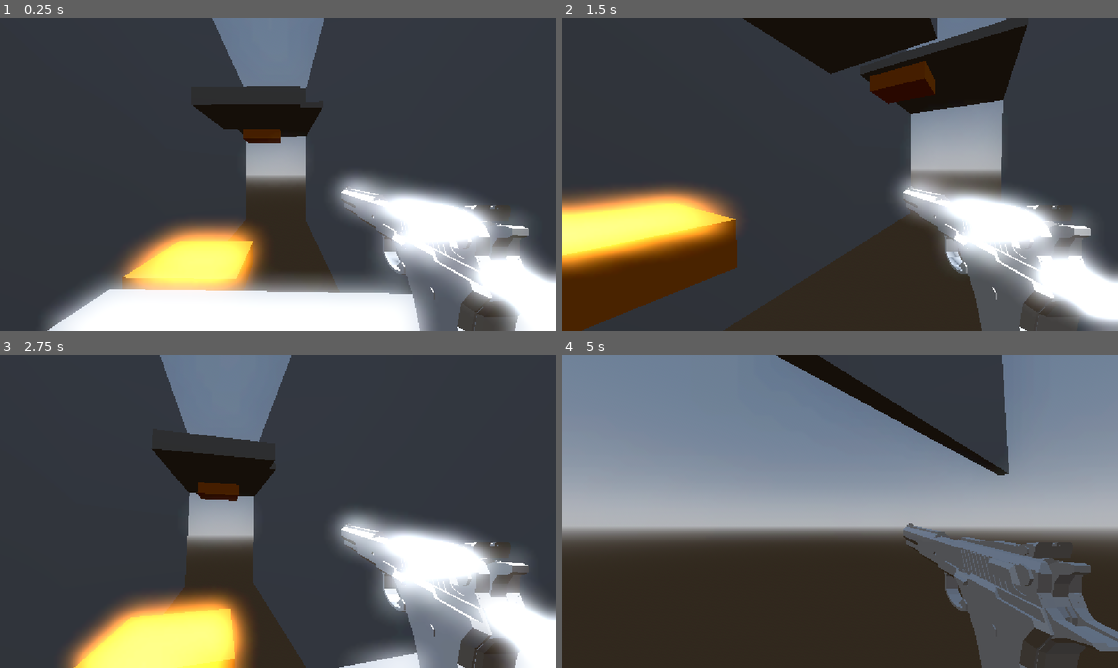
Above: before the commit, frames 1-4 (two rows, left to right).
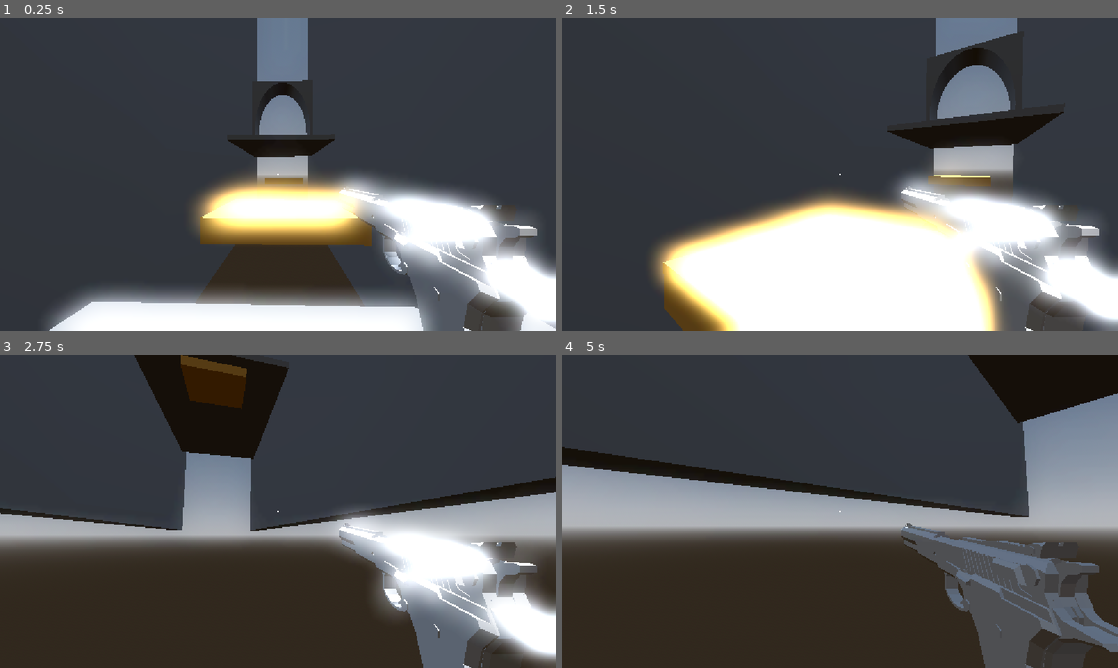
Above: after the commit, the same moments.

Repository: ashtontan261-blip/reshott
Game: Godot game, scene res://scripts/node_3d.tscn
Same seed, same stepped clock (60 frames per second), same inputs: the game is played once before the commit and once after it.
Inputs (mouse positions are in pixels of both pictures, inside the frame that each line leads up to):
- Up to frame 1 (0.25 s): no input
- Up to frame 2 (1.5 s): tap Enter (ui_accept) at 0.5, 0.77 s; move the mouse to (867, 174) at 0.52 s; hold W (forward) from 0.53 s (still down); move the mouse to (812, 174) at 1.27 s
- Up to frame 3 (2.75 s): keep holding W (forward); tap Enter (ui_accept) at 1.52 s; move the mouse to (289, 505) at 2.02 s
- Up to frame 4 (5 s): keep holding W (forward); move the mouse to (834, 517) at 2.77 s; tap Enter (ui_accept) at 3.02, 3.77, 4.52 s; move the mouse to (878, 514) at 3.52 s; move the mouse to (795, 508) at 4.27 s

The runs differ from the first frame. In frame 1, 22% of the frame differs, in the area x 8-100%, y 0-100%; in frame 2, 45%, in the area x 0-100%, y 0-100%; in frame 3, 44%; in frame 4, 36%.

Commit message:
added bullet physics

Diff:
--- a/project.godot
+++ b/project.godot
@@ -47,6 +47,12 @@
 "events": [Object(InputEventMouseButton,"resource_local_to_scene":false,"resource_name":"","device":-1,"window_id":0,"a …(258 unchanged characters)…
 ]
 }
+ads={
+"deadzone": 0.2,
+"events": [Object(InputEventMouseButton,"resource_local_to_scene":false,"resource_name":"","device":-1,"window_id":0,"alt_pressed":false,"shift_pressed":false,"ctrl_pressed":false,"meta_pressed":false,"button_mask":0,"position":Vector2(0, 0),"global_position":Vector2(0, 0),"factor":1.0,"button_index":2,"canceled":false,"pressed":false,"double_click":false,"script":null)
+, Object(InputEventKey,"resource_local_to_scene":false,"resource_name":"","device":-1,"window_id":0,"alt_pressed":false,"shift_pressed":false,"ctrl_pressed":false,"meta_pressed":false,"pressed":false,"keycode":0,"physical_keycode":81,"key_label":0,"unicode":113,"location":0,"echo":false,"script":null)
+]
+}
 
 [physics]
 
--- a/scenes/bullet.tscn
+++ b/scenes/bullet.tscn
@@ -4,27 +4,62 @@
 script/source = "extends Area3D
 
 @export var direction: Vector3
+@export var speed: float = 50.0
+@export var max_bounces: int = 25
 
-var speed = 50
+var bounce_count: int = 0
+var player: Node = null
+
+@onready var ray_cast: RayCast3D = $RayCast3D
 
 func _ready() -> void:
 	_self_destruction()
 
+	player = get_tree().get_first_node_in_group(\"player\")
+
+	if direction != Vector3.ZERO:
+		look_at(global_position + direction, Vector3.UP)
+
 func _self_destruction():
-	get_tree().create_timer(2).timeout.connect(queue_free)
+	get_tree().create_timer(30).timeout.connect(queue_free)
 
-func _physics_process(delta):
-	if not direction: return
+func _physics_process(delta: float) -> void:
+	if direction == Vector3.ZERO:
+		return
 
-	global_position += direction * speed * delta
+	var frame_distance = speed * delta
+
+	var query := PhysicsRayQueryParameters3D.create(
+		global_position,
+		global_position + direction * (frame_distance + 0.2)
+	)
+	query.collision_mask = 0xFFFFFFFF
+	query.hit_from_inside = true
+	query.hit_back_faces = true
+	if player:
+		query.exclude = [player.get_rid()]
+	var hit := get_world_3d().direct_space_state.intersect_ray(query)
+
+	if hit:
+		var normal: Vector3 = hit.normal
+		if normal == Vector3.ZERO:
+			normal = -direction
+		bounce_count += 1
+
+		if bounce_count > max_bounces:
+			queue_free()
+		else:
+			direction = direction.bounce(normal)
+
+			global_position = hit.position + normal * 0.05
+			look_at(global_position + direction, Vector3.UP)
+	else:
+		global_position += direction * speed * delta
 
 func _on_area_entered(area: Area3D) -> void:
 	if area.has_method(\"take_damage\"):
 		area.take_damage(1)
 		queue_free()
-
-func _on_body_entered(_body: Node3D) -> void:
-	queue_free()
 "
 
 [sub_resource type="StandardMaterial3D" id="StandardMaterial3D_ql4es"]
@@ -37,6 +72,7 @@
 points = PackedVector3Array(-0.49943367, -0.023884177, 0, -0.49708706, -0.023884177, 0.0488874, -0.49943367, 0.02378612 …(75154 unchanged characters)…
 
 [node name="Bullet" type="Area3D" unique_id=1990787203]
+transform = Transform3D(0.065, 0, 0, 0, 0.065, 0, 0, 0, 0.065, 0, 0, 0)
 script = SubResource("GDScript_s5u3a")
 
 [node name="MeshInstance3D" type="MeshInstance3D" parent="." unique_id=456980001]
@@ -46,3 +82,7 @@
 [node name="CollisionShape3D" type="CollisionShape3D" parent="." unique_id=558638739]
 transform = Transform3D(1, 0, 0, 0, -0.03753035, -0.9992955, 0, 0.9992955, -0.03753035, 0, 0, 0)
 shape = SubResource("ConvexPolygonShape3D_rtl8c")
+
+[node name="RayCast3D" type="RayCast3D" parent="." unique_id=633728922]
+target_position = Vector3(0, 0, 0)
+collision_mask = 4294967295
--- a/scripts/node_3d.tscn
+++ b/scripts/node_3d.tscn
@@ -19,29 +19,6 @@
 volumetric_fog_enabled = true
 volumetric_fog_density = 0.01
 
-[sub_resource type="StandardMaterial3D" id="StandardMaterial3D_a202f"]
-albedo_color = Color(0.8288784, 0.42587888, 7.70092e-07, 1)
-backlight_enabled = true
-
-[sub_resource type="GDScript" id="GDScript_8vrlf"]
-script/source = "extends Area3D
-
-@export var bounce_power: float = 20
-
-func _ready() -> void:
-	body_entered.connect(_on_body_entered)
-
-func _on_body_entered(body: Node3D) -> void:
-		if body is CharacterBody3D:
-			body.velocity.y = bounce_power
-"
-
-[sub_resource type="BoxShape3D" id="BoxShape3D_1vivr"]
-size = Vector3(1.2861328, 1, 1)
-
-[sub_resource type="BoxShape3D" id="BoxShape3D_v5gy4"]
-size = Vector3(2.625, 0.32373047, 2.6323853)
-
 [sub_resource type="GDScript" id="GDScript_4xowi"]
 script/source = "extends CharacterBody3D
 
@@ -51,21 +28,32 @@
 @onready var raycast_end: Node3D = %RayCastEnd
 @onready var bullet_start_marker: Marker3D = %BulletStartMarker
 @export var respawn_position: Vector3 = Vector3(0, 5, 0)
+@export var normal_fov: float = 75.0
+@export var ads_fov: float = 40.0
+@export var ads_speed: float = 0.15
+@onready var gun_node: Node3D = $neck/Camera3D/\"Automag 3\"
+@export var gun_ads_position: Vector3 = Vector3(0, -0.186, -0.409)
+@export var gun_ads_rotation: Vector3 = Vector3(0, 90, 0)
+@onready var crosshair: Control = %Crosshair
+
+var bullet_velocity: Vector3 = Vector3.ZERO
+var current_checkpoint_id: int = 0
+var is_ads_active: bool = false
+var gun_default_position: Vector3
+var gun_default_rotation: Vector3
 const BULLET = preload(\"res://scenes/bullet.tscn\")
-
-
-
 const SPEED = 8.0
-const JUMP_VELOCITY = 5
-
-
-var current_checkpoint_id: int = 0
+const JUMP_VELOCITY = 7
+
 
 func _ready():
 	add_to_group(\"player\")
-
+	respawn_position = global_position
 	Input.mouse_mode = Input.MOUSE_MODE_CAPTURED
 
+	if gun_node:
+		gun_default_position = gun_node.transform.origin
+		gun_default_rotation = gun_node.transform.basis.get_euler()
 
 func _input(event):
 	if event.is_action_pressed(\"ui_cancel\"): get_tree().quit()
@@ -74,13 +62,12 @@
 		_shoot()
 
 
-
 func _shoot():
-	var bulletNode = BULLET.instantiate() as Area3D # Or whatever your bullet scene's root node type is
+	var bulletNode = BULLET.instantiate() as Area3D
 	get_tree().current_scene.add_child(bulletNode)
 	bulletNode.global_position = bullet_start_marker.global_position
-	bulletNode.direction = -_get_shoot_direction()
-	bulletNode.look_at(raycast_end.global_position)
+	bulletNode.direction = _get_shoot_direction()
+	bulletNode.look_at(bulletNode.global_position + bulletNode.direction, Vector3.UP)
 
 func _get_shoot_direction():
 	var targetPoint: Vector3
@@ -102,11 +89,45 @@
 		if event is InputEventMouseMotion:
 			neck.rotate_y(-event.relative.x * 0.01)
 			camera.rotate_x(-event.relative.y * 0.01)
-			camera.rotation.x = clamp(camera.rotation.x, deg_to_rad(-60), deg_to_rad(60))
-
+			camera.rotation.x = clamp(camera.rotation.x, deg_to_rad(-90), deg_to_rad(90))
+
+
+	if event.is_action_pressed(\"ads\") or Input.is_mouse_button_pressed(MOUSE_BUTTON_RIGHT):
+		if not is_ads_active:
+			is_ads_active = true
+			_zoom(true)
+	elif is_ads_active:
+		is_ads_active = false
+		_zoom(false)
+
+var ads_tween: Tween
+func _zoom(is_ads: bool):
+	if ads_tween and ads_tween.is_running():
+		ads_tween.kill()
+
+	ads_tween = create_tween().set_parallel(true).set_trans(Tween.TRANS_SINE).set_ease(Tween.EASE_OUT)
+
+	if is_ads:
+		crosshair.visible = false
+		ads_tween.tween_property(camera, \"fov\", ads_fov, ads_speed)
+		if gun_node:
+			ads_tween.tween_property(gun_node, \"transform:origin\", gun_ads_position, ads_speed)
+			ads_tween.tween_property(gun_node, \"rotation_degrees\", gun_ads_rotation, ads_speed)
+	else:
+		crosshair.visible = true
+		ads_tween.tween_property(camera, \"fov\", normal_fov, ads_speed)
+		if gun_node:
+			ads_tween.tween_property(gun_node, \"transform:origin\", gun_default_position, ads_speed)
+			ads_tween.tween_property(gun_node, \"rotation\", gun_default_rotation, ads_speed)
 
 func _physics_process(delta: float) -> void:
-	# Add the gravity.
+	ray_cast_3d.force_raycast_update()
+
+	if ray_cast_3d.is_colliding():
+		var collider = ray_cast_3d.get_collider()
+		var hit_normal = ray_cast_3d.get_collision_normal()
+		bullet_velocity = bullet_velocity.bounce(hit_normal)
+
 	if not is_on_floor():
 		velocity += get_gravity() * 1.4 * delta
 
@@ -115,12 +136,12 @@
 		velocity = Vector3.ZERO
 
 
-	# Handle jump.
+
 	if Input.is_action_just_pressed(\"ui_accept\") and is_on_floor():
 		velocity.y = JUMP_VELOCITY
 
-	# Get the input direction and handle the movement/deceleration.
-	# As good practice, you should replace UI actions with custom gameplay actions.
+
+
 	var input_dir := Input.get_vector(\"left\", \"right\", \"forward\", \"back\")
 	var direction = (neck.transform.basis * Vector3(input_dir.x, 0, input_dir.y)).normalized()
 	if direction:
@@ -160,103 +181,38 @@
 "
 
 [sub_resource type="BoxShape3D" id="BoxShape3D_8vrlf"]
-size = Vector3(0.99523926, 1, 1)
+size = Vector3(0.99523926, 0.961792, 1)
+
+[sub_resource type="StandardMaterial3D" id="StandardMaterial3D_v5gy4"]
+albedo_color = Color(0.9999997, 0.72396696, 0.31386906, 1)
+
+[sub_resource type="GDScript" id="GDScript_u7cuq"]
+resource_name = "jump pad"
+script/source = "extends Area3D
+
+@export var bounce_power: float = 20
+
+func _ready() -> void:
+	body_entered.connect(_on_body_entered)
+
+func _on_body_entered(body: Node3D) -> void:
+	if body is CharacterBody3D:
+		body.velocity.y = bounce_power
+"
+
+[sub_resource type="BoxShape3D" id="BoxShape3D_d2pp6"]
 
 [node name="Node3D" type="Node3D" unique_id=563017054]
 
 [node name="WorldEnvironment" type="WorldEnvironment" parent="." unique_id=1304675330]
 environment = SubResource("Environment_noarx")
 
-[node name="CSGCombiner3D" type="CSGCombiner3D" parent="." unique_id=1708800629]
-use_collision = true
-collision_layer = 3
-collision_mask = 3
-
-[node name="CSGBox3D5" type="CSGBox3D" parent="CSGCombiner3D" unique_id=1926084500]
-transform = Transform3D(1, 0, 0, 0, 1, 0, 0, 0, 1, -33.45182, 10.976046, 4.3954315)
-use_collision = true
-size = Vector3(5.3811035, 0.8696289, 5.3954315)
-
-[node name="CSGBox3D2" type="CSGBox3D" parent="CSGCombiner3D" unique_id=1837484992]
-transform = Transform3D(1, 0, 0, 0, 1, 0, 0, 0, 1, -20.809448, 5.0651855, 2.1977158)
-use_collision = true
-size = Vector3(5.3811035, 0.8696289, 5.3954315)
-
-[node name="CSGBox3D4" type="CSGBox3D" parent="CSGCombiner3D" unique_id=1547014714]
-transform = Transform3D(0.5524553, 0, 0, 0, 1, 0, 0, 0, 0.5525652, -27.445597, 3.9563394, 5.2250094)
-size = Vector3(5.3811035, 0.8696289, 5.3954315)
-material = SubResource("StandardMaterial3D_a202f")
-
-[node name="Area3D" type="Area3D" parent="CSGCombiner3D/CSGBox3D4" unique_id=1080603719]
-transform = Transform3D(1, 0, 0, 0, 1, 0, 0, 0, 1, 0, -0.07978058, 0)
-script = SubResource("GDScript_8vrlf")
-
-[node name="CollisionShape3D" type="CollisionShape3D" parent="CSGCombiner3D/CSGBox3D4/Area3D" unique_id=828778355]
-transform = Transform3D(4.363998, 0, 0, 0, 1.1992532, 0, 0, 0, 5.2627087, -0.028295517, 0.0079951435, 0)
-shape = SubResource("BoxShape3D_1vivr")
-
-[node name="OmniLight3D" type="OmniLight3D" parent="CSGCombiner3D/CSGBox3D4" unique_id=1584546054]
-light_color = Color(0.98628753, 0.72481215, 0.53670895, 1)
-light_energy = 6.763
-light_indirect_energy = 3.495
-light_volumetric_fog_energy = 7.28
-light_specular = 2.651
-
-[node name="CSGBox3D" type="CSGBox3D" parent="CSGCombiner3D" unique_id=2026854185]
-transform = Transform3D(-0.043124218, 0, 0.9990697, 0, 1, 0, -0.9990697, 0, -0.043124218, -56.74115, 18.71569, 7.5367293)
-size = Vector3(8, 6, 1)
-
-[node name="CSGCylinder3D" type="CSGCylinder3D" parent="CSGCombiner3D/CSGBox3D" unique_id=274208758]
-transform = Transform3D(2.6515272, 0, 0, 0, -4.371139e-08, -6.013548, 0, 1, -2.628605e-07, 0, -3.8328512, -0.36621112)
-operation = 2
-radius = 0.89404297
-height = 2.7324219
-sides = 64
-
-[node name="CSGBox3D3" type="CSGBox3D" parent="CSGCombiner3D" unique_id=1056268589]
-transform = Transform3D(-0.1312588, 0, 0.99995255, 0, 10.37322, 0, -13.477761, 0, -0.009738455, -65.59464, 20.722788, 4.278155)
-size = Vector3(1.090271, 1, 1)
-
-[node name="CSGBox3D7" type="CSGBox3D" parent="CSGCombiner3D" unique_id=615602141]
-transform = Transform3D(-14.272078, 0, -8.742277e-08, 0, 10.37322, 0, 1.2477046e-06, 0, -0.99999994, -38.32695, 11.3600445, -2.8922477)
-size = Vector3(3.969345, 2.8051758, 1)
-
-[node name="CSGBox3D8" type="CSGBox3D" parent="CSGCombiner3D" unique_id=1024792257]
-transform = Transform3D(-14.272078, 0, -8.742277e-08, 0, 10.37322, 0, 1.2477046e-06, 0, -0.99999994, -38.32695, 11.3600445, 11.63896)
-size = Vector3(3.969345, 2.8051758, 1)
-
-[node name="CSGBox3D6" type="CSGBox3D" parent="CSGCombiner3D" unique_id=1936019027]
-transform = Transform3D(0.34, 0, 0, 0, 1.115, 0, 0, 0, 0.34, -40.86366, 10.870796, 4.540885)
-size = Vector3(9.091797, 0.8696289, 10.034752)
-material = SubResource("StandardMaterial3D_a202f")
-
-[node name="Area3D" type="Area3D" parent="CSGCombiner3D/CSGBox3D6" unique_id=1761473196]
-transform = Transform3D(1, 0, 0, 0, 1, 0, 0, 0, 1, 0, -0.07978058, 0)
-script = SubResource("GDScript_8vrlf")
-
-[node name="CollisionShape3D" type="CollisionShape3D" parent="CSGCombiner3D/CSGBox3D6/Area3D" unique_id=329169316]
-transform = Transform3D(3.7942753, 0, 0, 0, 3.794275, 0, 0, 0, 3.7942753, -0.14822388, -0.0342741, -0.058012962)
-shape = SubResource("BoxShape3D_v5gy4")
-
-[node name="OmniLight3D" type="OmniLight3D" parent="CSGCombiner3D/CSGBox3D6" unique_id=775511730]
-light_color = Color(0.98628753, 0.72481215, 0.53670895, 1)
-light_energy = 10.118
-light_indirect_energy = 3.495
-light_volumetric_fog_energy = 7.28
-light_specular = 2.651
-omni_range = 2.796
-
-[node name="floor" type="CSGBox3D" parent="." unique_id=179422525]
-transform = Transform3D(1, 0, 0, 0, 0.3, 0, 0, 0, 10.4832, -56.34592, 15.894871, 4.2677283)
-use_collision = true
-size = Vector3(19.33252, 2.7163086, 1.3983765)
-
 [node name="DirectionalLight3D" type="DirectionalLight3D" parent="." unique_id=1911072047]
-transform = Transform3D(-0.79758394, -0.60320795, -2.6367056e-08, 0, -4.371139e-08, 1, -0.60320795, 0.79758394, 3.48635e-08, -1.9293316e-07, 7.317207, 2.5510343e-07)
+transform = Transform3D(-0.79758394, -0.60320795, -2.6367056e-08, 0, -4.371139e-08, 1, -0.60320795, 0.79758394, 3.48635e-08, -7.146824e-07, 27.105133, 9.449798e-07)
 shadow_enabled = true
 
 [node name="CharacterBody3D" type="CharacterBody3D" parent="." unique_id=440747392]
-transform = Transform3D(1, 0, 0, 0, 1, 0, 0, 0, 1, -20.446617, 7.440138, 0.6767092)
+transform = Transform3D(1, 0, 0, 0, 1, 0, 0, 0, 1, -14.607262, 7.440138, 0.52587605)
 script = SubResource("GDScript_4xowi")
 
 [node name="MeshInstance3D" type="MeshInstance3D" parent="CharacterBody3D" unique_id=177396184]
@@ -277,19 +233,23 @@
 
 [node name="RayCast3D" type="RayCast3D" parent="CharacterBody3D/neck/Camera3D/Sprite3D" unique_id=808812475]
 unique_name_in_owner = true
+target_position = Vector3(0, 0, -50)
+collision_mask = 4294967295
 
 [node name="RayCastEnd" type="Node3D" parent="CharacterBody3D/neck/Camera3D/Sprite3D/RayCast3D" unique_id=232592012]
 unique_name_in_owner = true
+transform = Transform3D(1, 0, 0, 0, 1, 0, 0, 0, 1, 0, 0, -50)
 
 [node name="Automag 3" parent="CharacterBody3D/neck/Camera3D" unique_id=1462490123 instance=ExtResource("1_1tsdv")]
-transform = Transform3D(0.0021389592, 0, 0.07496946, 0, 0.075, 0, -0.07496946, 0, 0.0021389592, 0.308, -0.226, -0.579)
+transform = Transform3D(-3.278353e-09, 0, 0.07499997, 0, 0.075, 0, -0.07499997, 0, -3.278353e-09, 0.308, -0.226, -0.579)
 
 [node name="BulletStartMarker" type="Marker3D" parent="CharacterBody3D/neck/Camera3D/Automag 3" unique_id=1759235694]
 unique_name_in_owner = true
-transform = Transform3D(1, 0, 0, 0, 1, 0, 0, 0, 1, 4.4704704, 1.7135808, 3.0198066e-14)
+transform = Transform3D(-1, 0, -8.742278e-08, 0, 1, 0, 8.742278e-08, 0, -1, 4.81537, 1.7135808, -3.015208e-08)
 
 [node name="CSGBox3D" type="CSGBox3D" parent="." unique_id=77037258]
-transform = Transform3D(1.6361578, 0, 0, 0, 0.3231352, 0, 0, 0, 1.6792159, -20.824192, 5.614029, 2.2757652)
+transform = Transform3D(1.6361578, 0, 0, 0, 0.3231352, 0, 0, 0, 1.6792159, -15.123661, 5.614029, 2.2757652)
+use_collision = true
 material = SubResource("StandardMaterial3D_1vivr")
 
 [node name="Area3D" type="Area3D" parent="CSGBox3D" unique_id=388962831]
@@ -297,11 +257,12 @@
 script = SubResource("GDScript_qbdty")
 
 [node name="CollisionShape3D" type="CollisionShape3D" parent="CSGBox3D/Area3D" unique_id=1048928519]
-transform = Transform3D(1.0000002, 0, 0, 0, 1, 0, 0, 0, 0.9999999, -0.002380371, 0, 0)
+transform = Transform3D(1.0000002, 0, 0, 0, 1, 0, 0, 0, 0.9999999, -0.002380371, -0.019104004, 0)
 shape = SubResource("BoxShape3D_8vrlf")
 
 [node name="CSGBox3D2" type="CSGBox3D" parent="." unique_id=755182340]
-transform = Transform3D(1.6361578, 0, 0, 0, 0.3231352, 0, 0, 0, 1.6792159, -48.214294, 16.433014, 3.937676)
+transform = Transform3D(1.6361578, 0, 0, 0, 0.3231352, 0, 0, 0, 1.6792159, -58.63861, 15.271408, 2.8139958)
+use_collision = true
 material = SubResource("StandardMaterial3D_1vivr")
 
 [node name="Area3D" type="Area3D" parent="CSGBox3D2" unique_id=1203956859]
@@ -312,3 +273,75 @@
 [node name="CollisionShape3D" type="CollisionShape3D" parent="CSGBox3D2/Area3D" unique_id=717331465]
 transform = Transform3D(1.0000002, 0, 0, 0, 1, 0, 0, 0, 0.9999999, -0.002380371, 0, 0)
 shape = SubResource("BoxShape3D_8vrlf")
+
+[node name="CanvasLayer" type="CanvasLayer" parent="." unique_id=2041193576]
+
+[node name="Crosshair" type="CenterContainer" parent="CanvasLayer" unique_id=242412241]
+unique_name_in_owner = true
+anchors_preset = 15
+anchor_right = 1.0
+anchor_bottom = 1.0
+grow_horizontal = 2
+grow_vertical = 2
+
+[node name="ColorRect" type="ColorRect" parent="CanvasLayer/Crosshair" unique_id=891486194]
+custom_minimum_size = Vector2(4, 4)
+layout_mode = 2
+mouse_filter = 2
+
+[node name="Blocks" type="Node3D" parent="." unique_id=1199791347]
+
+[node name="Block3D5" type="CSGBox3D" parent="Blocks" unique_id=718969300]
+transform = Transform3D(38.476048, 0, 0, 0, 1, 0, 0, 0, 21.94687, -75.30717, 14.691113, 3.019592)
+use_collision = true
+
+[node name="CSGBox3D" type="CSGBox3D" parent="Blocks" unique_id=1947809099]
+transform = Transform3D(10, 0, 0, 0, 23.310667, 0, 0, 0, 20, -86.642494, 26.183014, 2.7903748)
+use_collision = true
+
+[node name="CSGCylinder3D" type="CSGCylinder3D" parent="Blocks/CSGBox3D" unique_id=1406511028]
+transform = Transform3D(-9.775241e-08, -1.2, 0, 1.2869644, -4.1934626e-07, 0, 0, 0, 0.90000004, -0.5366173, -0.17101526, 0.0017135621)
+operation = 2
+radius = 0.499
+sides = 40
+
+[node name="CSGBox3D2" type="CSGBox3D" parent="Blocks" unique_id=1583653667]
+transform = Transform3D(5.183251, 0, 0, 0, 0.39397544, 0, 0, 0, 5.7756605, -14.890746, 5.212225, 2.1310425)
+use_collision = true
+size = Vector3(1.0771484, 1, 1)
+
+[node name="CSGBox3D4" type="CSGBox3D" parent="Blocks" unique_id=1441154839]
+transform = Transform3D(36.91977, 0, 0, 0, 23.01922, 0, 0, 0, 5.776359, -4.0569305, 31.961956, 15.501359)
+use_collision = true
+size = Vector3(5.263672, 3.6063232, 0.5410156)
+
+[node name="CSGBox3D5" type="CSGBox3D" parent="Blocks" unique_id=1789032369]
+transform = Transform3D(36.91977, 0, 0, 0, 23.01922, 0, 0, 0, 5.776359, -4.0569305, 31.961956, -9.528537)
+use_collision = true
+size = Vector3(5.263672, 3.6063232, 0.5410156)
+
+[node name="Jump pads" type="Node3D" parent="." unique_id=1055245138]
+
+[node name="Block3D4" type="CSGBox3D" parent="Jump pads" unique_id=595224992]
+transform = Transform3D(5.6499653, 0, 0, 0, 1, 0, 0, 0, 6.438594, -25.382576, 5.049039, 2.313003)
+use_collision = true
+material = SubResource("StandardMaterial3D_v5gy4")
+
+[node name="Area3D" type="Area3D" parent="Jump pads/Block3D4" unique_id=2131521763]
+script = SubResource("GDScript_u7cuq")
+
+[node name="CollisionShape3D" type="CollisionShape3D" parent="Jump pads/Block3D4/Area3D" unique_id=72143229]
+transform = Transform3D(1, 0, 0, 0, 1.2176986, 0, 0, 0, 1, 0, 0, 0)
+shape = SubResource("BoxShape3D_d2pp6")
+
+[node name="Block3D5" type="CSGBox3D" parent="Jump pads" unique_id=1166470989]
+transform = Transform3D(5.6499653, 0, 0, 0, 1, 0, 0, 0, 6.438594, -51.97943, 6.061673, 2.313003)
+use_collision = true
+material = SubResource("StandardMaterial3D_v5gy4")
+
+[node name="Area3D" type="Area3D" parent="Jump pads/Block3D5" unique_id=1666079377]
+script = SubResource("GDScript_u7cuq")
+
+[node name="CollisionShape3D" type="CollisionShape3D" parent="Jump pads/Block3D5/Area3D" unique_id=1343630034]
+transform = Transform3D(1, 0, 0, 0, 1.2176986, 0, 0, 0, 1, 0, 0, 0)
+shape = SubResource("BoxShape3D_d2pp6")
